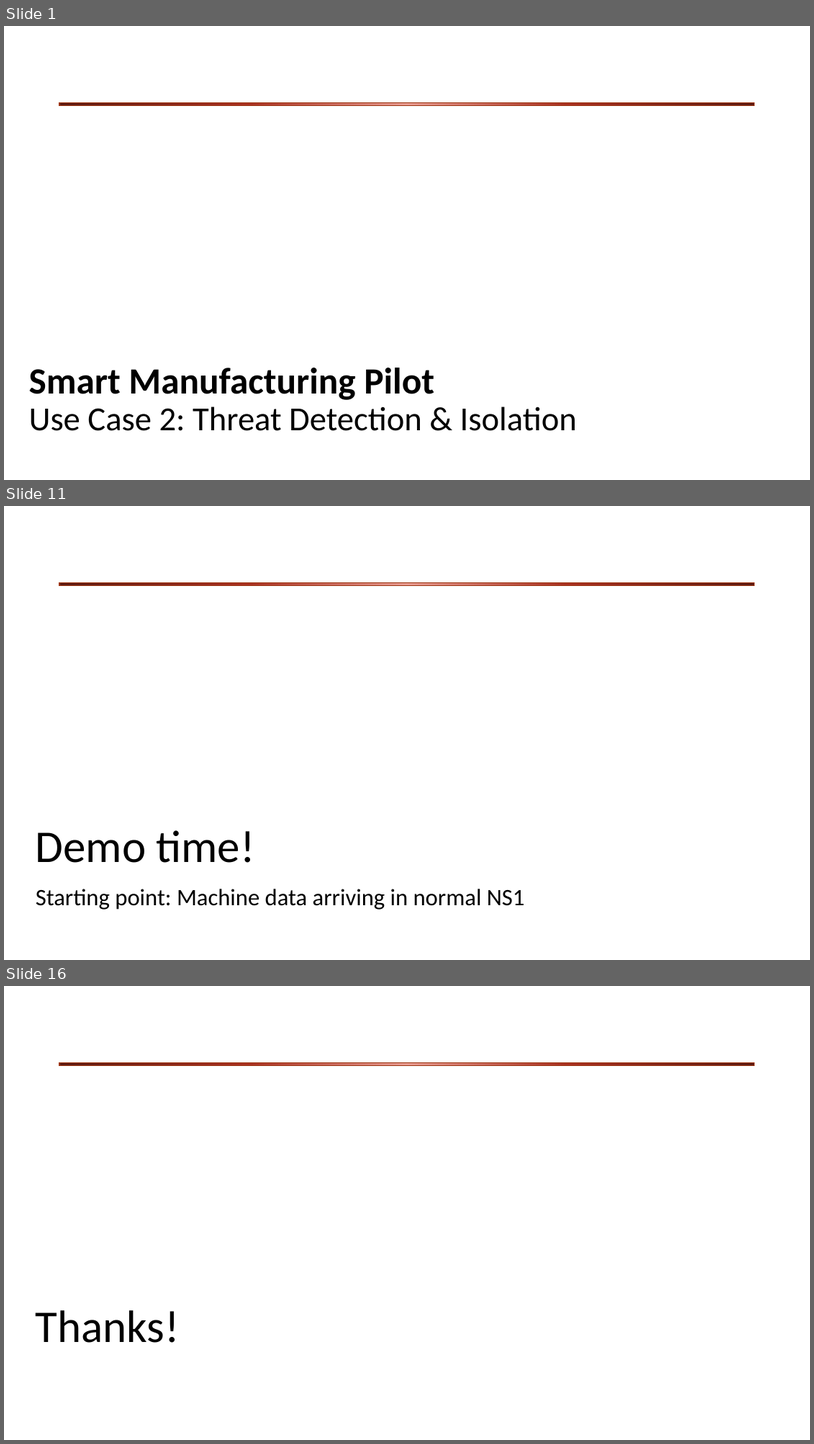
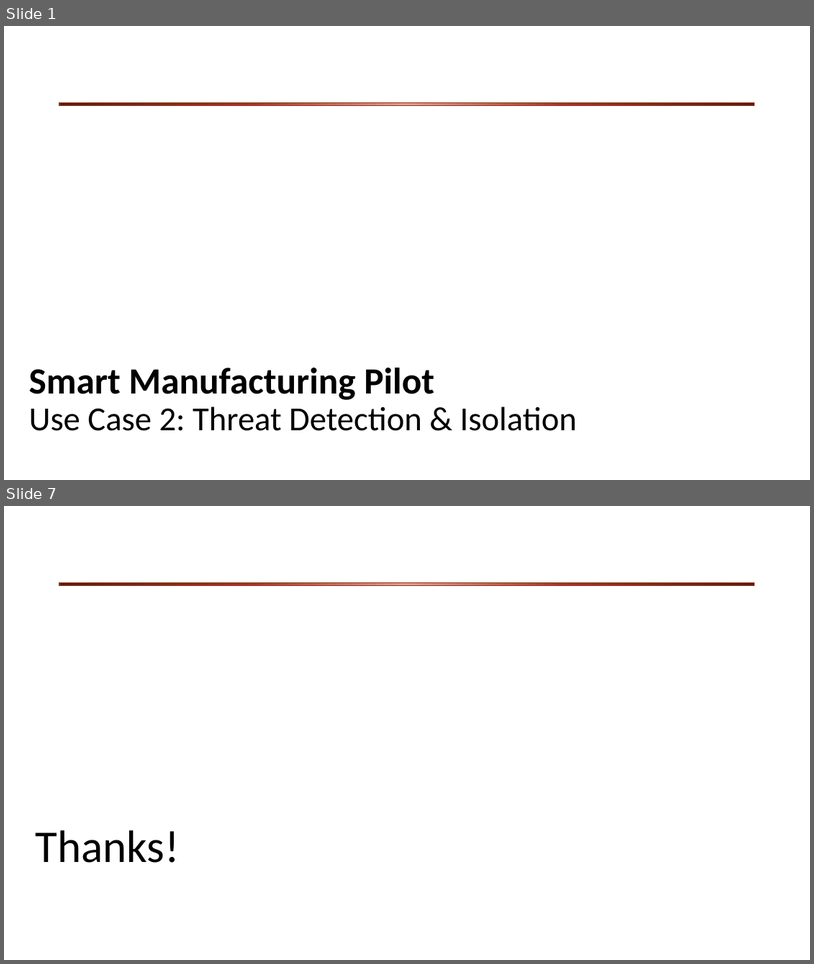
Before and after one commit to sonata-nfv/tng-industrial-pilot, a slide deck: doc/review-slides/uc2-review.pptx. Shown one above the other, each under a label of ours: slides 1, 11 and 16 before the commit, slides 1 and 7 after it; the slides between them are not shown. The pictures are 814x1444 and 814x964 pixels, drawn with LibreOffice and Linux fonts; fonts in the diff are those of the drawing; background and template pictures are left out. Boxes give left, top, right and bottom in pixels: in the first picture for what was removed or moved away, otherwise in the second. Text is boxed around its words. In the diff, an @@ line names an element or a change of style, - is before the commit and + after.

```diff
--- a/doc/review-slides/uc2-review.pptx
+++ b/doc/review-slides/uc2-review.pptx
@@ slide 11 removed at [4, 506, 810, 960], background #FFFFFF; not listed: 1 template element that a slide beside it also shows @@
@@ title removed at [36, 830, 255, 862] @@
-Demo time!
@@ subtitle removed at [36, 888, 525, 909] @@
-Starting point: Machine data arriving in normal NS1
@@ what was slide 16 is now slide 7 @@
```
Also in this commit, not shown: 3 slides changed, 2 slides added, 10 other slides removed, 1 other file.
